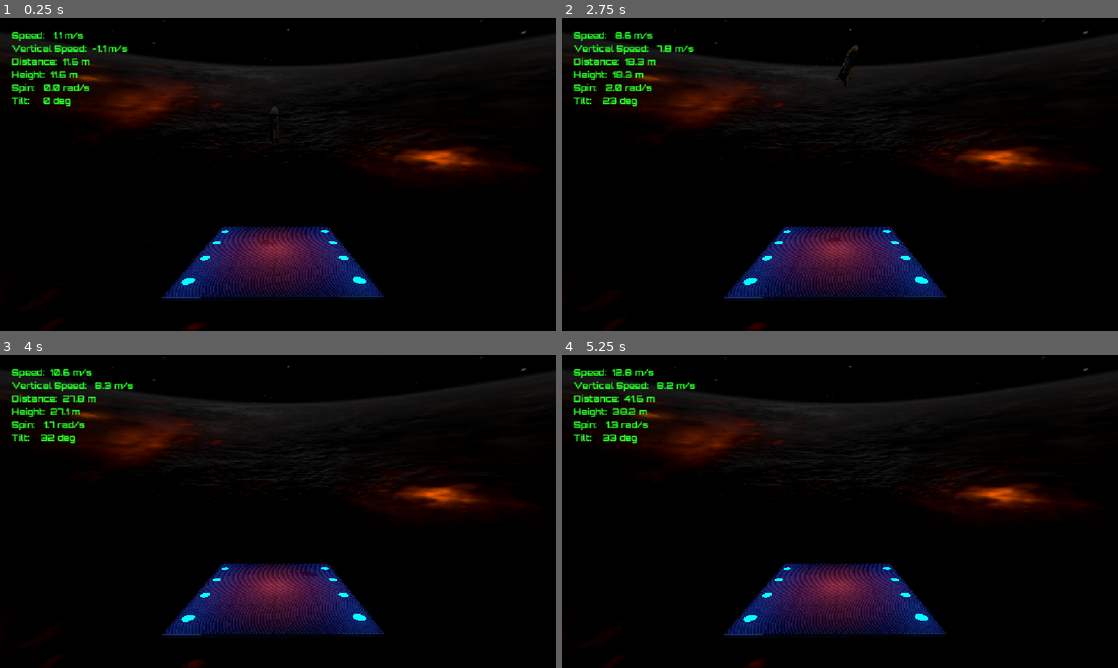
Above: before the commit, frames 1-4 (two rows, left to right).
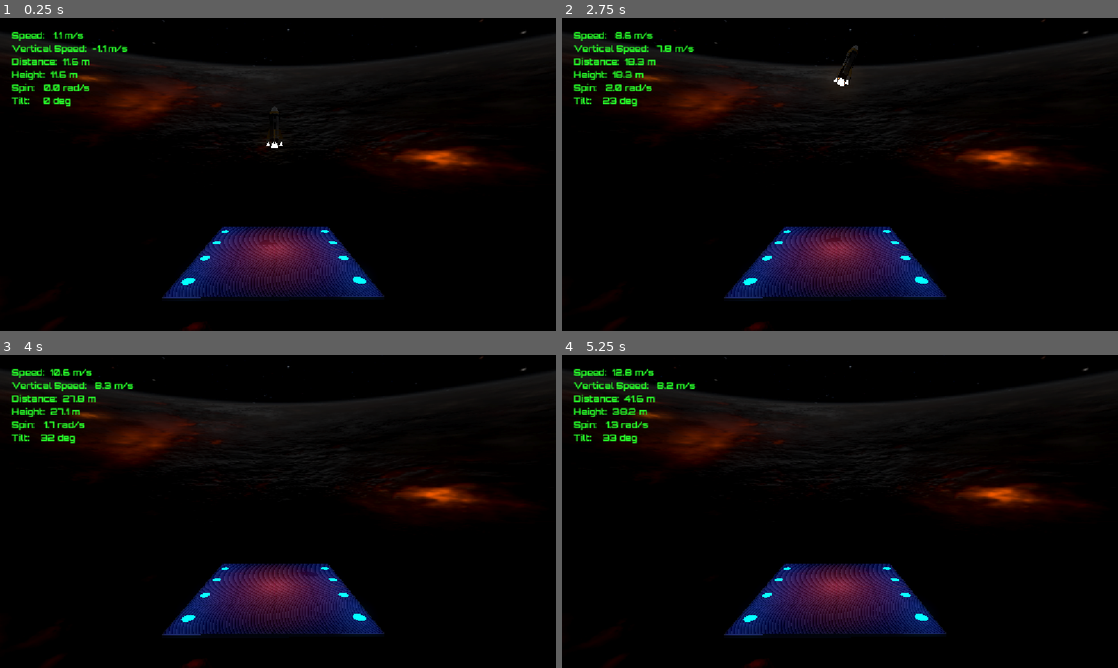
Above: after the commit, the same moments.

Repository: ChristiannYa/lander
Game: Godot game, scene res://scenes/game/game.tscn
Two runs of this game, one before a commit and one after it. Both use one fixed random seed, a clock stepped at 60 frames per second and the inputs below.
Inputs:
- Up to frame 1 (0.25 s): no input
- Up to frame 2 (2.75 s): hold D (yaw_right) 0.53-1.28 s; hold W (thust) 0.53-1.28 s; hold F (pitch_down) 1.28-2.03 s; tap W (thust) at 1.35 s; hold D (yaw_right) from 2.03 s (still down); hold W (thust) from 2.03 s (still down)
- Up to frame 3 (4 s): release D (yaw_right) at 2.78 s; release W (thust) at 2.78 s; hold R (pitch_up) 2.78-3.53 s; tap W (thust) at 2.85 s; hold A (yaw_left) from 3.53 s (still down); hold W (thust) from 3.53 s (still down)
- Up to frame 4 (5.25 s): release W (thust) at 4.28 s; tap W (thust) at 4.35 s; release A (yaw_left) at 5.03 s; hold F (pitch_down) from 5.03 s (still down); hold W (thust) from 5.03 s (still down)

The runs differ from the first frame. In frame 1, less than 0.1% of the frame differs, in the area x 47-51%, y 39-42%; in frame 2, less than 0.1%, in the area x 48-52%, y 19-22%; in frame 3, less than 0.1%; in frame 4, nothing differs.

Commit message:
11-thruster

Diff:
--- a/scenes/rocket/rocket.tscn
+++ b/scenes/rocket/rocket.tscn
@@ -7,6 +7,7 @@
 [ext_resource type="PackedScene" uid="uid://xy3sj1stpw87" path="res://assets/models/ship/rocket_sidesA.glb" id="4_pgyqx"]
 [ext_resource type="PackedScene" uid="uid://up14u5pyhvdk" path="res://assets/models/ship/rocket_finsA.glb" id="5_r4cio"]
 [ext_resource type="PackedScene" uid="uid://ca5v6inh21fa8" path="res://assets/models/ship/rocket_topA.glb" id="6_ejef3"]
+[ext_resource type="PackedScene" uid="uid://ck5mvnxhj43v1" path="res://scenes/thrust/thrust.tscn" id="8_wrqyj"]
 
 [sub_resource type="CylinderShape3D" id="CylinderShape3D_ijv05"]
 height = 3.4069824
@@ -40,3 +41,12 @@
 [node name="CollisionShape3D" type="CollisionShape3D" parent="." unique_id=465203968]
 transform = Transform3D(1, 0, 0, 0, 1, 0, 0, 0, 1, 0, 1.7132022, 0.008268833)
 shape = SubResource("CylinderShape3D_ijv05")
+
+[node name="Thrust" parent="." unique_id=1658840384 instance=ExtResource("8_wrqyj")]
+transform = Transform3D(1, 0, 0, 0, 1, 0, 0, 0, 1, 0, 0.15, 0)
+
+[node name="ThrustL" parent="." unique_id=1166799384 instance=ExtResource("8_wrqyj")]
+transform = Transform3D(0.5, 0, 0, 0, 0.5, 0, 0, 0, 0.5, -0.7, 0.1, 0)
+
+[node name="ThrustR" parent="." unique_id=93737171 instance=ExtResource("8_wrqyj")]
+transform = Transform3D(0.5, 0, 0, 0, 0.5, 0, 0, 0, 0.5, 0.7, 0.1, 0)
--- /dev/null
+++ b/scenes/thrust/thrust.tscn
@@ -0,0 +1,28 @@
+[gd_scene format=3 uid="uid://ck5mvnxhj43v1"]
+
+[sub_resource type="StandardMaterial3D" id="StandardMaterial3D_vt0vh"]
+albedo_color = Color(1, 0.67058825, 0.25882354, 1)
+emission_enabled = true
+emission = Color(0.94509804, 0.62352943, 0.3529412, 1)
+emission_energy_multiplier = 4.0
+
+[sub_resource type="CylinderMesh" id="CylinderMesh_ijv05"]
+material = SubResource("StandardMaterial3D_vt0vh")
+top_radius = 0.05
+bottom_radius = 0.4
+height = 1.0
+
+[node name="Thrust" type="Node3D" unique_id=1658840384]
+
+[node name="Cone" type="MeshInstance3D" parent="." unique_id=1813543810]
+mesh = SubResource("CylinderMesh_ijv05")
+
+[node name="SpotLight3D" type="SpotLight3D" parent="." unique_id=59104743]
+transform = Transform3D(1, 0, 0, 0, -4.371139e-08, 1, 0, -1, -4.371139e-08, 0, 0.35084385, 1.0890962e-08)
+light_color = Color(2.3827941, 0.81513923, 0.3711213, 1)
+light_energy = 5.0
+
+[node name="SpotLight3D2" type="SpotLight3D" parent="." unique_id=1062066262]
+transform = Transform3D(1, 0, 0, 0, -4.371139e-08, 1, 0, -1, -4.371139e-08, 0, 0.8286029, -9.992551e-09)
+light_color = Color(2.3827941, 0.81513923, 0.3711213, 1)
+light_energy = 5.0
